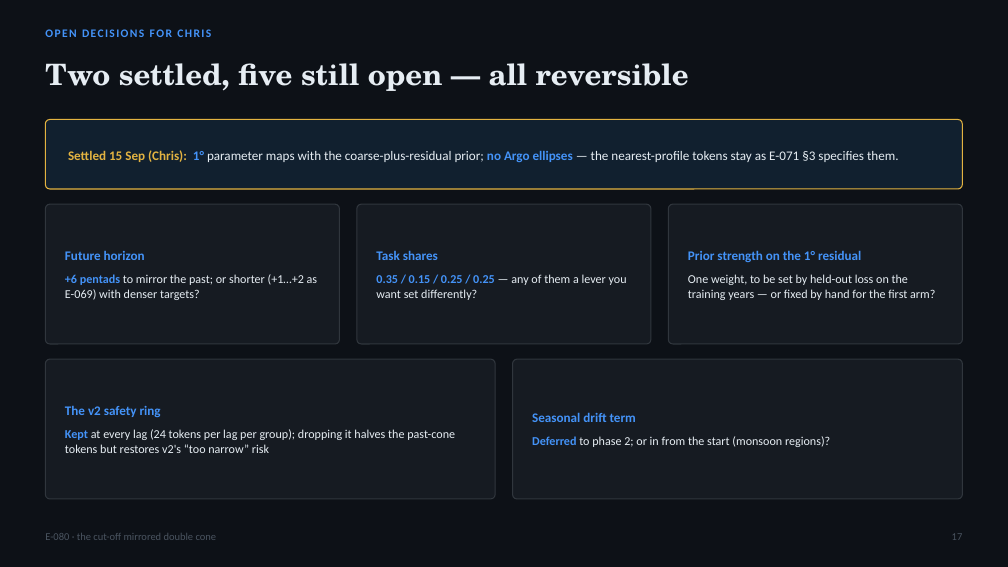
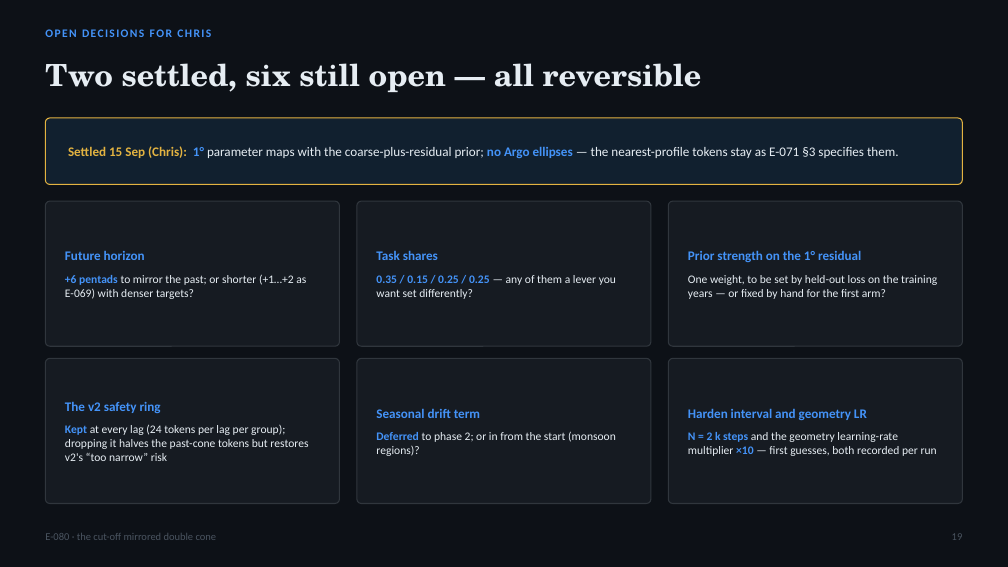
Before and after one commit to blauewelt/earth, a slide deck: slide 19 of ml/plans/E080_hourglass_cone_deck.pptx (slide 17 before the commit). Drawn at 1008x567 pixels with LibreOffice and Linux fonts; fonts in the diff are those of the drawing. Boxes give left, top, right and bottom in pixels: in the first picture for what was removed or moved away, otherwise in the second. Text is boxed around its words. In the diff, an @@ line names an element or a change of style, - is before the commit and + after.

```diff
--- a/ml/plans/E080_hourglass_cone_deck.pptx
+++ b/ml/plans/E080_hourglass_cone_deck.pptx
@@ text at [45,63,702,92]: text changed; size 28 to 29 pt @@
-Two settled, five still open — all reversible
+Two settled, six still open — all reversible
@@ rounded rectangle: place and size @@
-rounded rectangle at [45,119,963,189]
+rounded rectangle at [45,118,963,185]
@@ text "Settled 15 Sep (Chris): 1° ...": place and size @@
-text "Settled 15 Sep (Chris): 1° ..." at [68,150,899,162]
+text "Settled 15 Sep (Chris): 1° ..." at [68,146,899,158]
@@ text at [65,274,306,299]: size 11.5 to 11 pt in "+6 pentads to mirror the past; or ..." @@
@@ text at [376,275,616,299]: size 11.5 to 11 pt in "0.35 / 0.15 / 0.25 / 0.25 ..." @@
@@ text at [688,275,937,299]: size 11.5 to 11 pt in "One weight, to be set by held-out ..." @@
@@ rounded rectangle: place and size @@
-rounded rectangle at [45,359,495,499]
+rounded rectangle at [45,358,340,504]
@@ proportions changed in 6 elements at [45,201,340,346], [357,201,651,346], [668,201,963,346], [45,118,963,185], [45,358,340,504], [357,358,651,504] @@
@@ rounded rectangle: place and size @@
-rounded rectangle at [513,359,963,499]
+rounded rectangle at [357,358,651,504]
@@ rounded rectangle added at [668,358,963,504], fill #161B22, outline #30363D 1 pt @@
@@ text "Seasonal drift term": place and size @@
-text "Seasonal drift term" at [532,412,830,447]
+text "Seasonal drift term" at [376,408,616,456]
@@ text added at [688,408,937,456], 11 pt, text #E6EDF3 @@
+Harden interval and geometry LR
+N = 2 k steps and the geometry learning-rate multiplier ×10 — first guesses, both recorded per run
@@ text at [65,425,308,461]: size 11.5 to 11 pt in "Kept at every lag (24 tokens per ..." @@
@@ text at [376,431,616,456]: size 11.5 to 11 pt in "Deferred to phase 2; or in from ..." @@
```
Also in this commit, not shown: 10 other slides changed, 3 slides added, 1 slide removed, 8 other files.
